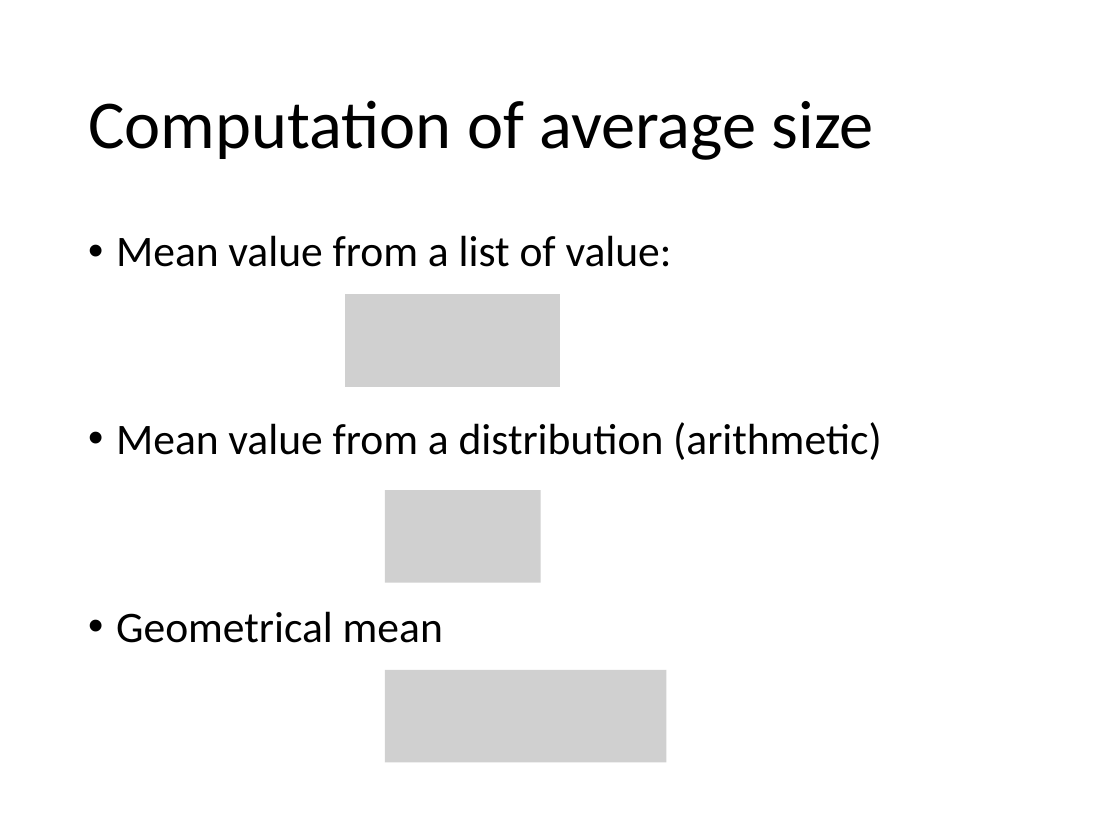
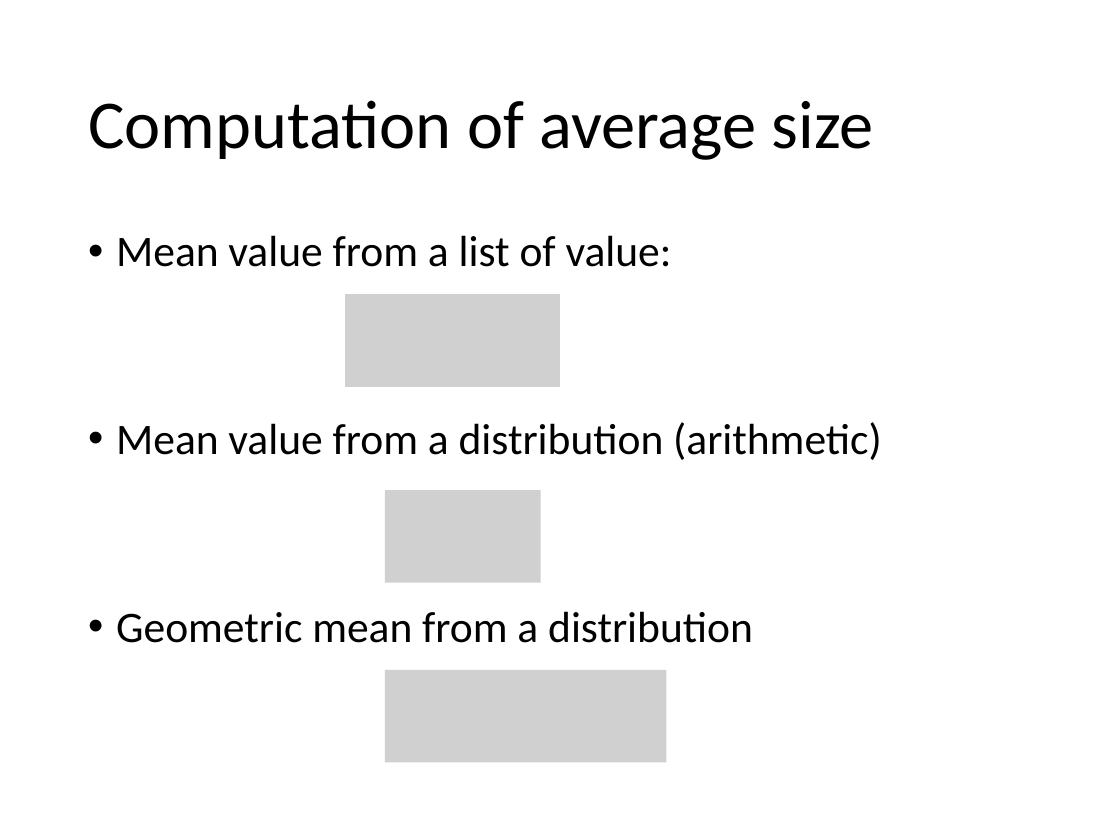
Before and after one commit to dlegland/image-analysis-practical-2023, a slide deck: slide 36 of practical/manual/ImageAnalysis-practical.pptx (slide 33 before the commit). Drawn at 1120x840 pixels with LibreOffice and Linux fonts; fonts in the diff are those of the drawing; grey boxes stand for pictures. Boxes give left, top, right and bottom in pixels: in the first picture for what was removed or moved away, otherwise in the second. Text is boxed around its words. In the diff, an @@ line names an element or a change of style, - is before the commit and + after.

```diff
--- a/practical/manual/ImageAnalysis-practical.pptx
+++ b/practical/manual/ImageAnalysis-practical.pptx
@@ text at <box>116,611,753,643</box>: text changed @@
-• Geometrical mean
+• Geometric mean from a distribution
```
Also in this commit, not shown: 4 other slides changed, 4 slides added.
